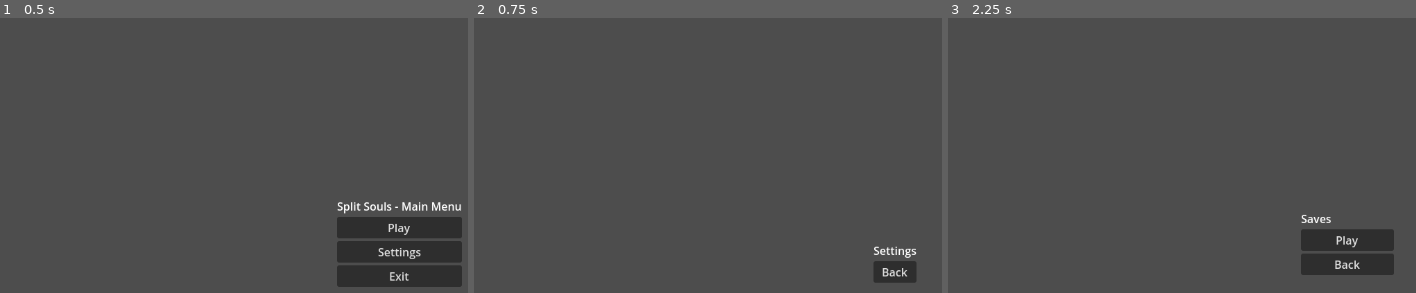
Above: before the commit, frames 1-3 (left to right).
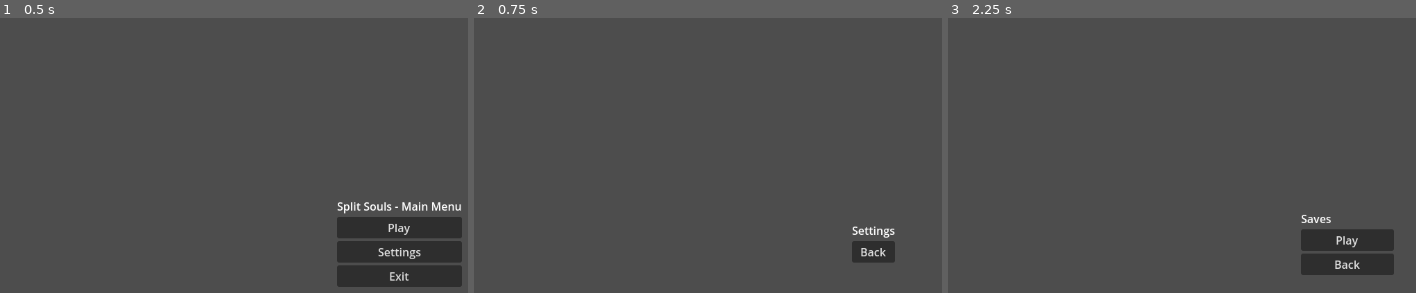
Above: after the commit, the same moments.

Repository: royalcaster/split-souls
Game: Godot game, scene res://scenes/ui/MainMenu.tscn
Two runs of this game, one before a commit and one after it. Both use one fixed random seed, a clock stepped at 60 frames per second and the inputs below.
Inputs:
- Up to frame 1 (0.5 s): no input
- Up to frame 2 (0.75 s): click "Settings" at 0.5 s
- Up to frame 3 (2.25 s): click "Back" at 1.25 s; click "Play" at 2 s

Frame 1 is identical in both runs. In frame 2, 1.5% of the frame differs, in the area x 80-95%, y 75-96%; in frame 3, nothing differs.

Commit message:
fix centering in settings screen

Diff:
--- a/scenes/ui/SettingsMenu.tscn
+++ b/scenes/ui/SettingsMenu.tscn
@@ -13,9 +13,18 @@
 grow_vertical = 2
 
 [node name="VBoxContainer" type="VBoxContainer" parent="."]
-layout_mode = 0
-offset_right = 40.0
-offset_bottom = 40.0
+layout_mode = 1
+anchors_preset = 8
+anchor_left = 0.5
+anchor_top = 0.5
+anchor_right = 0.5
+anchor_bottom = 0.5
+offset_left = -31.0
+offset_top = -29.0
+offset_right = 31.0
+offset_bottom = 29.0
+grow_horizontal = 2
+grow_vertical = 2
 
 [node name="Label" type="Label" parent="VBoxContainer"]
 layout_mode = 2
